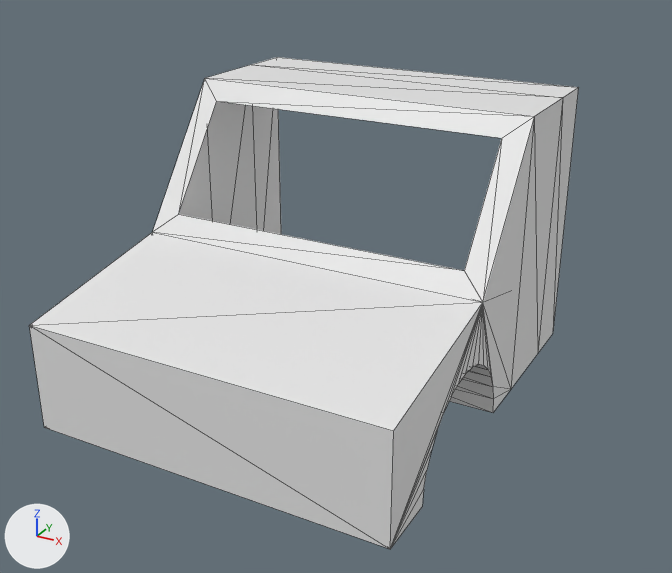
One commit to the glTF model resources/glb/car_interior.glb: the scene before it, then after it.
Rendered twice from a camera (50 mm lens) standing at (1.19, -2.48, 1.34) and looking at (-0.09, -0.15, 0.17). Every picture has the same lights, and +X, +Y and +Z are marked at lower left. The first picture is the older version. Mesh edges are drawn as thin lines. Vertices at exactly the same position are counted once.
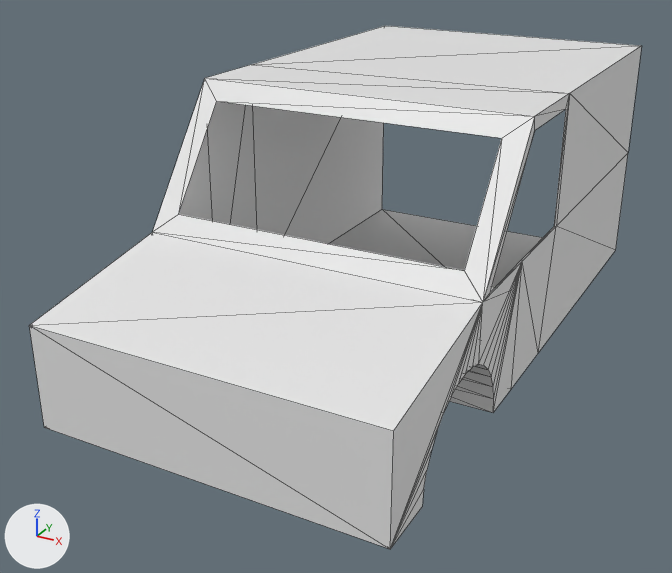
The change, as a list of edits to the scene's bpy script:
```text
Change me_cube_001:
    used by ob_cube; location = (0.0, 0.0, 0.0)
    remove me_cube_001.from_pydata(...)  # 96 vertices, 182 faces; spans x -0.509..0.509, y -1.0..0.197, z 0.0..0.786
    add me_cube_001.from_pydata(...)  # 104 vertices, 193 faces; spans x -0.509..0.509, y -1.0..1.026, z 0.0..0.786
    me_cube_001 part 1
    5 vertices are removed from x -0.509..0.509, y 0.041..0.197, z 0.0..0.786
    21 faces are deleted
    13 vertices are added at x -0.509..0.509, y -0.456..1.026, z 0.0..0.786
    32 new faces join them
```

Pixel boxes (x1, y1, x2, y2) of what changed, in the pictures (672 x 573 px):
'Cube', reshaped (11% wider, 6% taller)
    before: (29, 57, 579, 549)
    after: (29, 26, 642, 549)
part 1 of me_cube_001, built on
    before: (207, 57, 579, 412)
    after: (207, 26, 642, 412)
